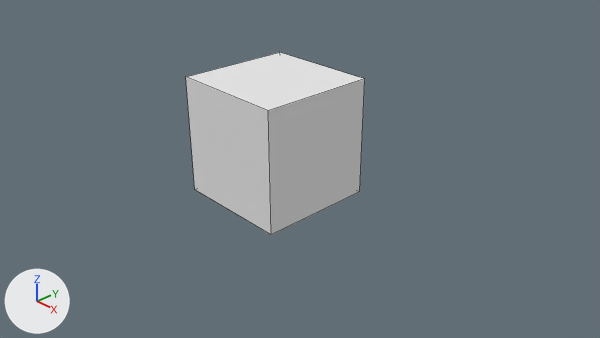
What one commit did to the Blender file Object/towerbot.blend.
One viewpoint serves both versions: the file's camera 'Camera'. The lights are fixed; the arrows at lower left show +X, +Y and +Z. Mesh edges are drawn as thin lines.
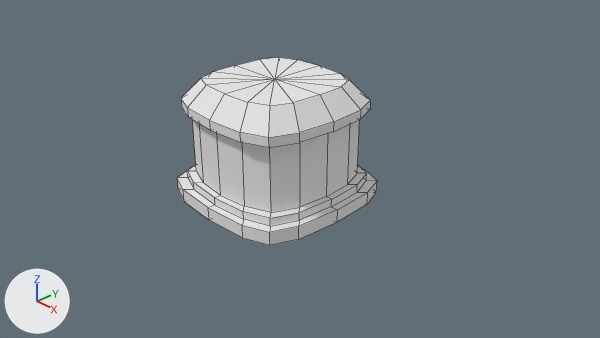
Where the change shows, as pixel boxes (x1, y1, x2, y2) in the pictures (600 x 338 px):
'Cube', reshaped, modifiers changed (12% wider)
    before: (186, 52, 365, 235)
    after: (177, 57, 377, 245)

The change, as a diff of the scene's bpy script:
```diff
--- a/Object/towerbot.blend.py
+++ b/Object/towerbot.blend.py
@@ me_cube @@
 # used by ob_cube; location = (0.0, 0.0, 0.0)
-me_cube.from_pydata(...)  # 8 vertices, 6 faces; spans x -1.0..1.0, y -1.0..1.0, z 0.0..2.02
+me_cube.from_pydata(...)  # 47 vertices, 40 faces; spans x 0.0..1.42, y -1.42..0.0, z 0.0..2.0
+# me_cube part 1: the whole mesh is rebuilt
 me_cube.materials.append(mat_material)
@@ ob_cube @@
 ob_cube.location = (0.0, 0.0, 0.0)
+_m = ob_cube.modifiers.new('Mirror', 'MIRROR')
+_m.use_axis = (True, True, False)
+_m.use_clip = True
```
